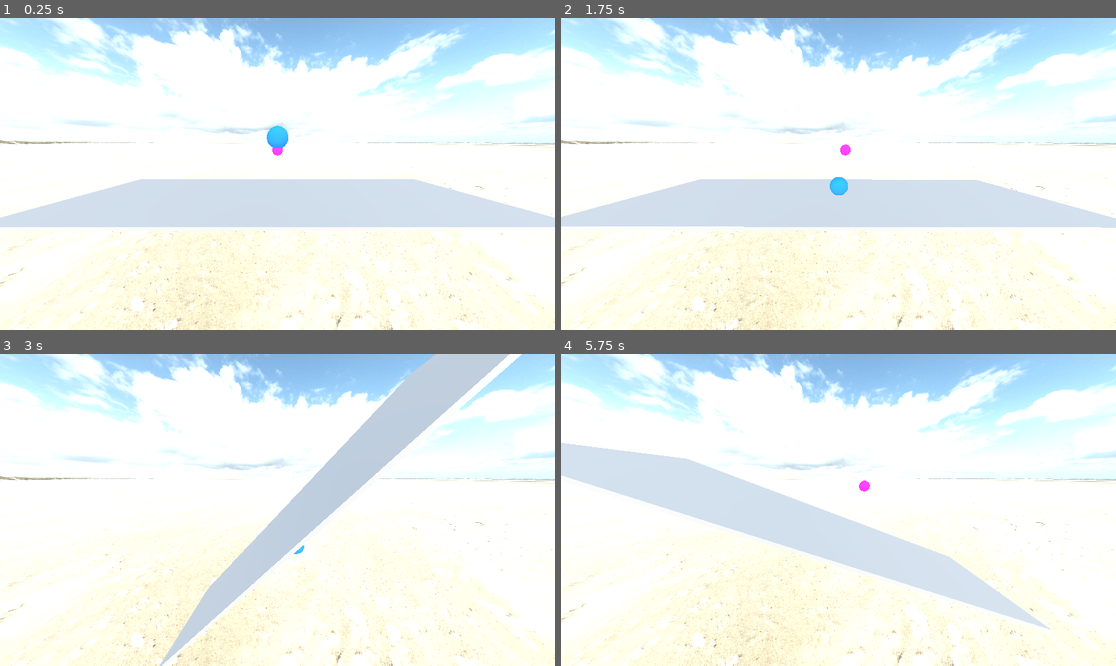
Above: before the commit, frames 1-4 (two rows, left to right).
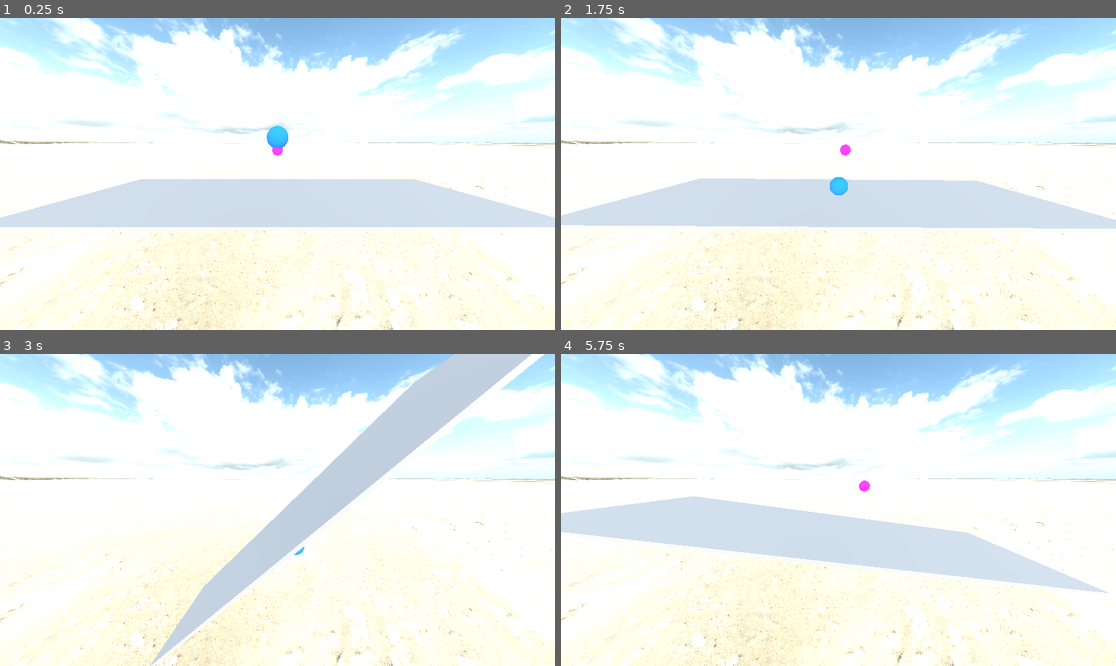
Above: after the commit, the same moments.

Repository: Repsak05/ReinforcementRobot
Game: Godot game, scene res://main.tscn
Same seed, same stepped clock (60 frames per second), same inputs: the game is played once before the commit and once after it.
Inputs:
- Up to frame 1 (0.25 s): no input
- Up to frame 2 (1.75 s): hold A (a) 0.53-1.28 s; tap D (d) at 0.8, 1.35 s; tap Enter at 1.25 s; tap E (e) at 1.55 s
- Up to frame 3 (3 s): tap Space at 2 s; hold E (e) 2.03-2.78 s; tap A (a) at 2.3, 2.85 s
- Up to frame 4 (5.75 s): tap D (d) at 3.05, 5.3 s; hold D (d) 3.53-4.28 s; tap E (e) at 3.8, 4.35 s; tap A (a) at 4.55 s; hold Q (q) from 5.03 s (still down)

The runs differ from the first frame. In frame 1, less than 0.1% of the frame differs, in the area x 3-100%, y 52-64%; in frame 2, 0.4%; in frame 3, 3.3%; in frame 4, 13%, in the area x 0-99%, y 28-89%.

Commit message:
Update logic_ai.gd

Diff:
--- a/Godot/rulleMarie/logic_ai.gd
+++ b/Godot/rulleMarie/logic_ai.gd
@@ -6,6 +6,6 @@
 
 func _process(delta):
 
-	platform.rotation = Vector3(0, 0,5 * pow(ball.transform.origin.x - setPoint.transform.origin.x, 3)) * delta
+	platform.rotation = Vector3(0, 0,5 * pow(ball.transform.origin.x - setPoint.transform.origin.x, 3) + ball.transform.origin.x - setPoint.transform.origin.x) * delta
 
 	pass
